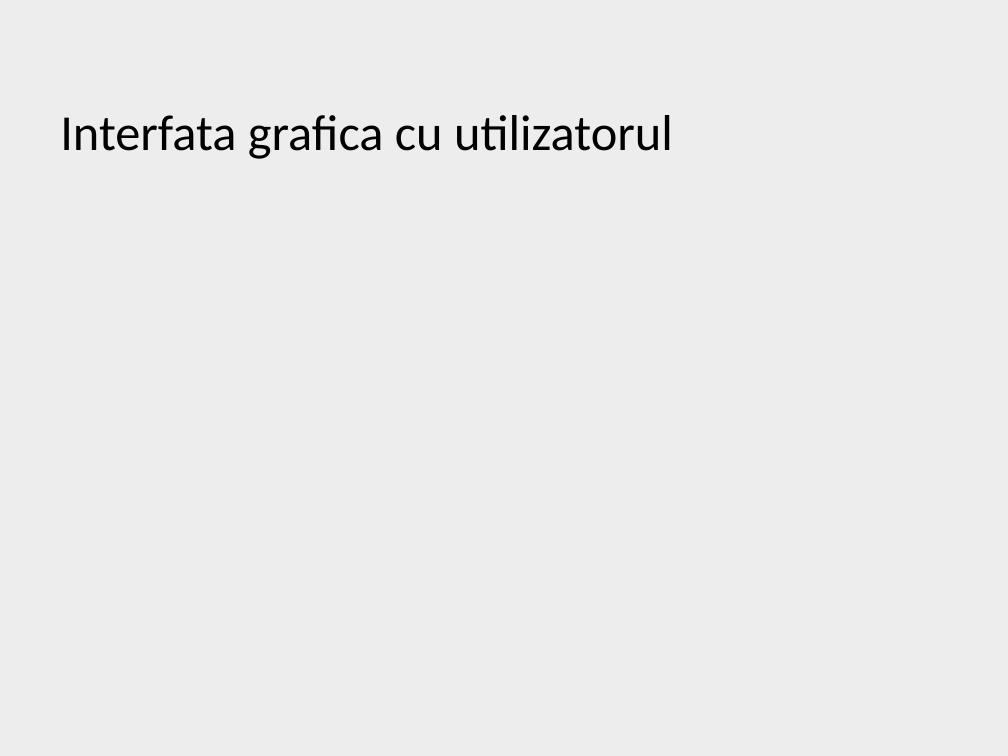
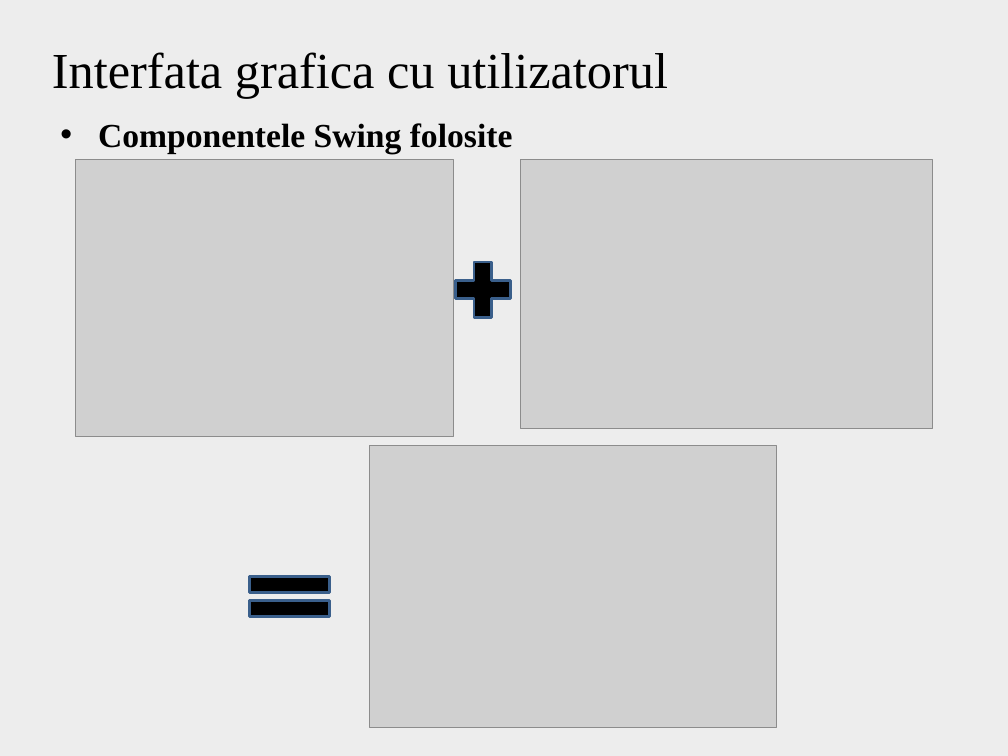
Before and after one commit to A1ex/Speedometer, a slide deck: slide 17 of Office documents/Prezentare Completa.pptx. Drawn at 1008x756 pixels with LibreOffice and Linux fonts; fonts in the diff are those of the drawing; grey boxes stand for pictures; background and template pictures are left out. Boxes give left, top, right and bottom in pixels: in the first picture for what was removed or moved away, otherwise in the second. Text is boxed around its words. In the diff, an @@ line names an element or a change of style, - is before the commit and + after.

```diff
--- a/Office documents/Prezentare Completa.pptx
+++ b/Office documents/Prezentare Completa.pptx
@@ title "Interfata grafica cu utilizatorul": place and size @@
-title "Interfata grafica cu utilizatorul" at [60, 115, 673, 159]
+title "Interfata grafica cu utilizatorul" at [52, 52, 668, 98]
@@ title "Interfata grafica cu utilizatorul" at [52, 52, 668, 98]: font Calibri to Times New Roman @@
@@ text added at [98, 123, 513, 154], 24 pt, text #000000, bold @@
+• Componentele Swing folosite
@@ picture added at [76, 159, 454, 436] @@
@@ picture added at [521, 159, 932, 428] @@
@@ plus sign added at [446, 252, 521, 328], fill #000000, outline #3A5F8C 2 pt @@
@@ picture added at [370, 446, 777, 728] @@
@@ math equal added at [235, 562, 344, 630], fill #000000, outline #3A5F8C 2 pt @@
```
Also in this commit, not shown: 9 other slides changed, 5 slides added, 6 slides removed, 2 other files.
